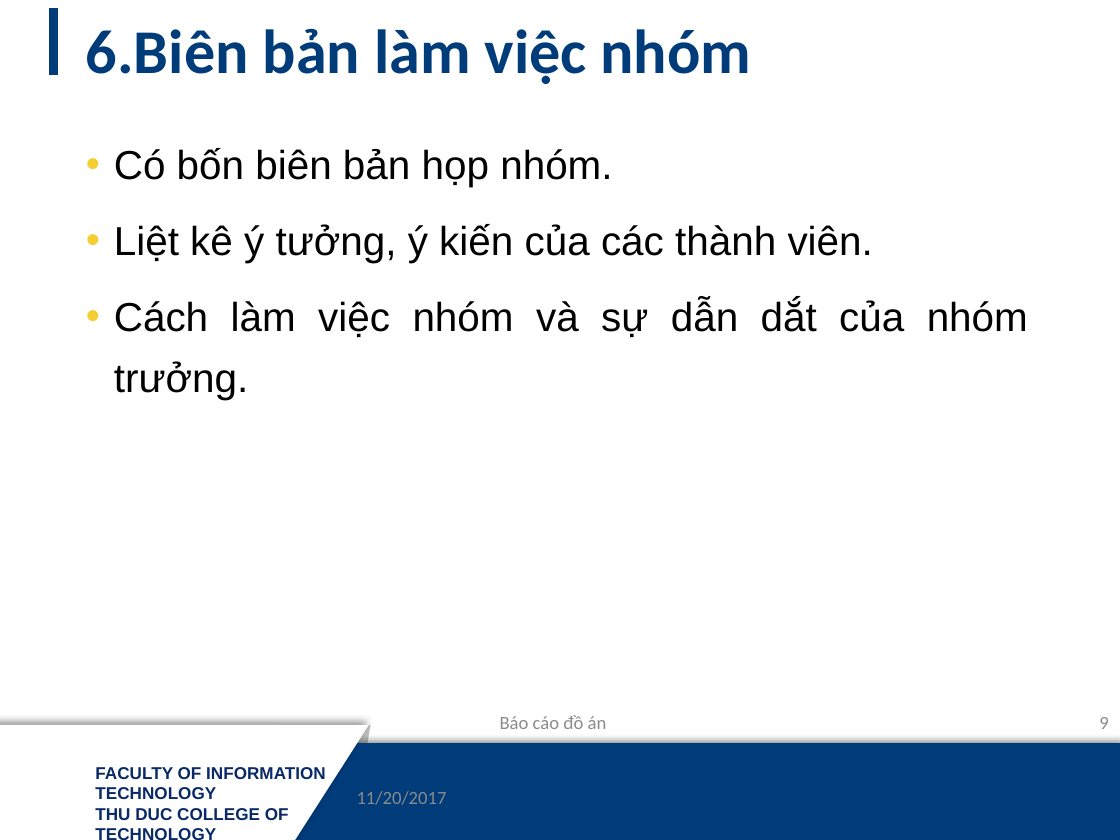
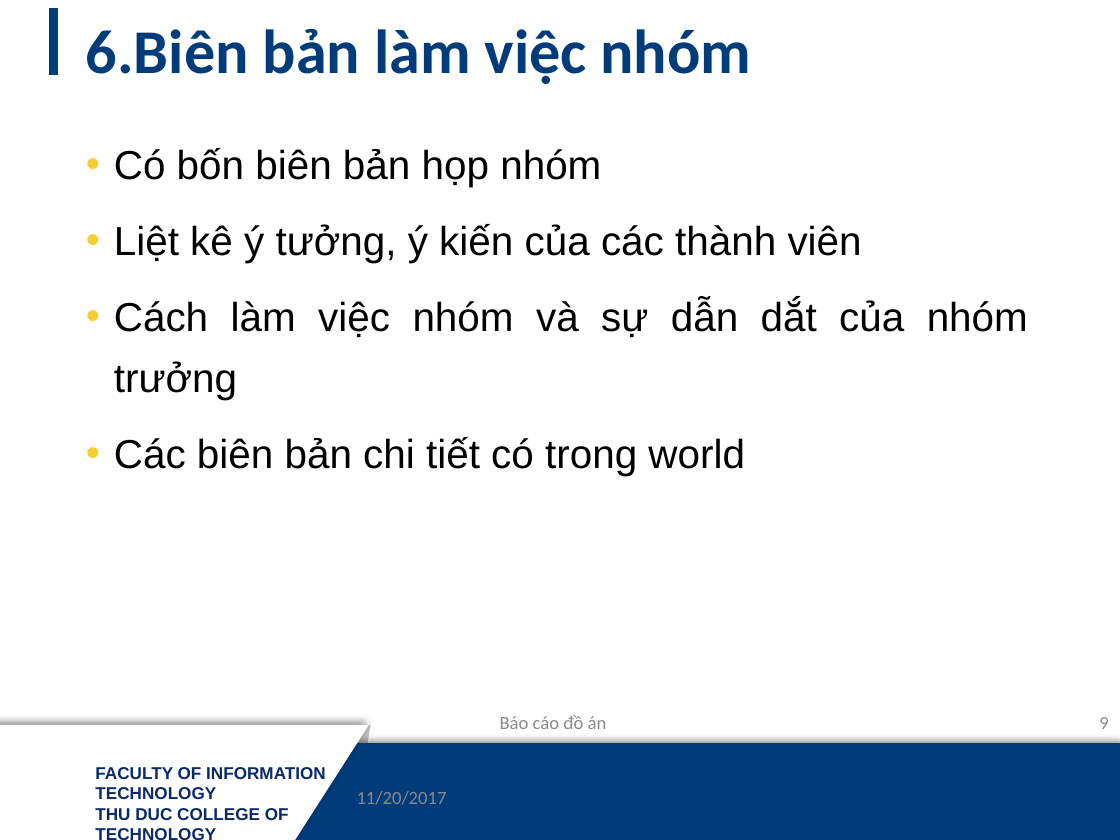
Before and after one commit to mynameissss/NM03_NHOM7, a slide deck: slide 9 of Báo-cáo-đồ-án.pptx. Drawn at 1120x840 pixels with LibreOffice and Linux fonts; fonts in the diff are those of the drawing; background and template pictures are left out. Boxes give left, top, right and bottom in pixels: in the first picture for what was removed or moved away, otherwise in the second. Text is boxed around its words. In the diff, an @@ line names an element or a change of style, - is before the commit and + after.

```diff
--- a/Báo-cáo-đồ-án.pptx
+++ b/Báo-cáo-đồ-án.pptx
@@ text at [114,148,1028,476]: text changed @@
-• Có bốn biên bản họp nhóm.
-• Liệt kê ý tưởng, ý kiến của các thành viên.
-• Cách làm việc nhóm và sự dẫn dắt của nhóm trưởng.
+• Có bốn biên bản họp nhóm
+• Liệt kê ý tưởng, ý kiến của các thành viên
+• Cách làm việc nhóm và sự dẫn dắt của nhóm trưởng
+• Các biên bản chi tiết có trong world
```
Also in this commit, not shown: 7 other slides changed, 1 slide added, 1 slide removed, 1 other file.
